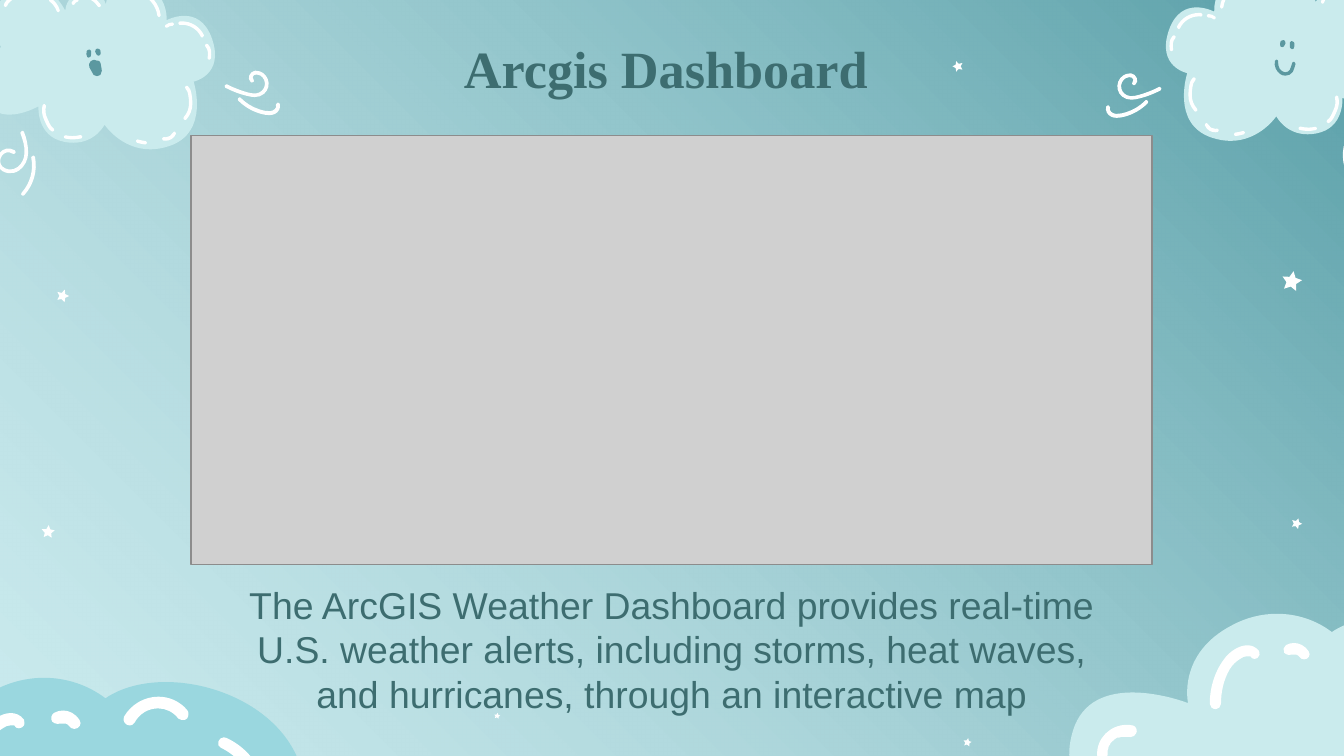
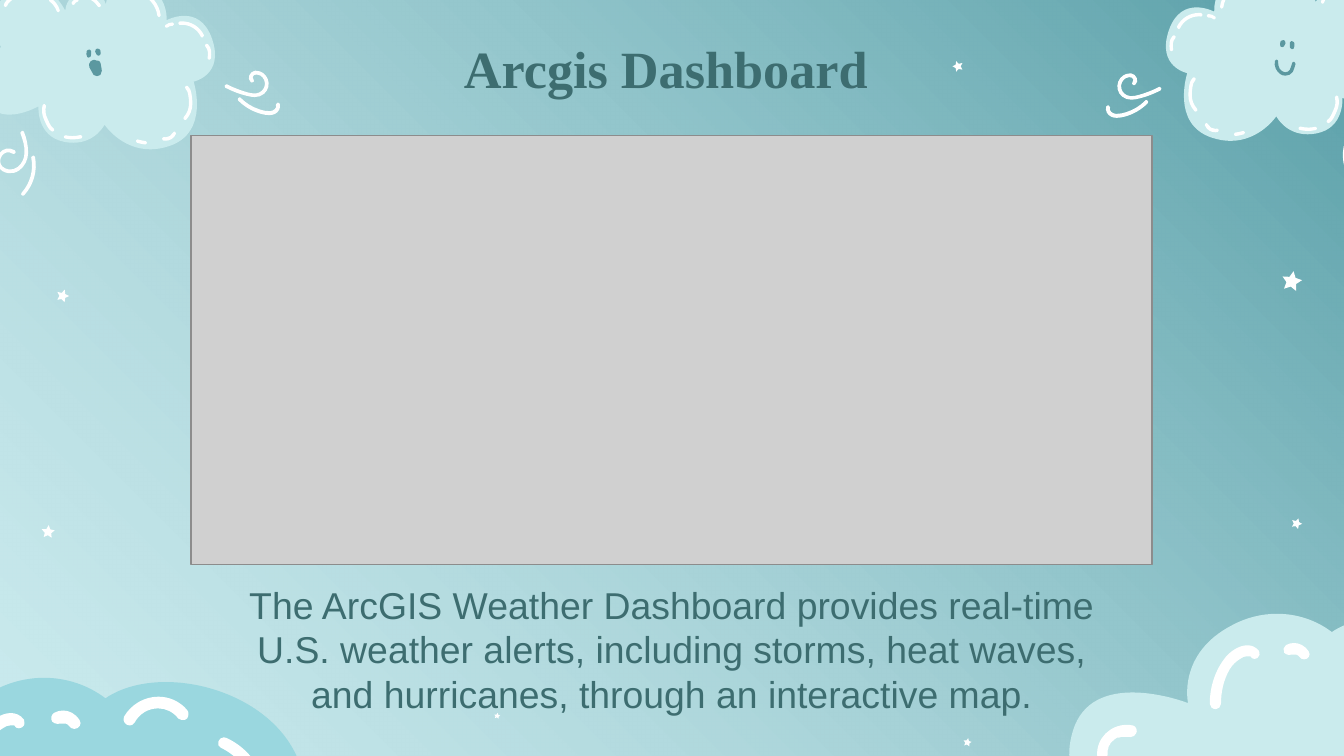
Before and after one commit to Rohit-hooda/DS5110-Final-Project, a slide deck: slide 9 of Deliverables-Presentation-Report/Weather Data Integration Pipeline (MassWeatherHub) – Rohit Hooda, Rimsha Kayastha, Tri Watanasuparp.pptx (slide 7 before the commit). Drawn at 1344x756 pixels with LibreOffice and Linux fonts; fonts in the diff are those of the drawing; grey boxes stand for pictures. Boxes give left, top, right and bottom in pixels: in the first picture for what was removed or moved away, otherwise in the second. Text is boxed around its words. In the diff, an @@ line names an element or a change of style, - is before the commit and + after.

```diff
--- a/Deliverables-Presentation-Report/Weather Data Integration Pipeline (MassWeatherHub) – Rohit Hooda, Rimsha Kayastha, Tri Watanasuparp.pptx
+++ b/Deliverables-Presentation-Report/Weather Data Integration Pipeline (MassWeatherHub) – Rohit Hooda, Rimsha Kayastha, Tri Watanasuparp.pptx
@@ subtitle at bbox=[249, 592, 1093, 716]: text changed @@
-The ArcGIS Weather Dashboard provides real-time U.S. weather alerts, including storms, heat waves, and hurricanes, through an interactive map
+The ArcGIS Weather Dashboard provides real-time U.S. weather alerts, including storms, heat waves, and hurricanes, through an interactive map.
```
Also in this commit, not shown: 9 other slides changed, 2 slides added, 1 slide removed, 15 other files.
